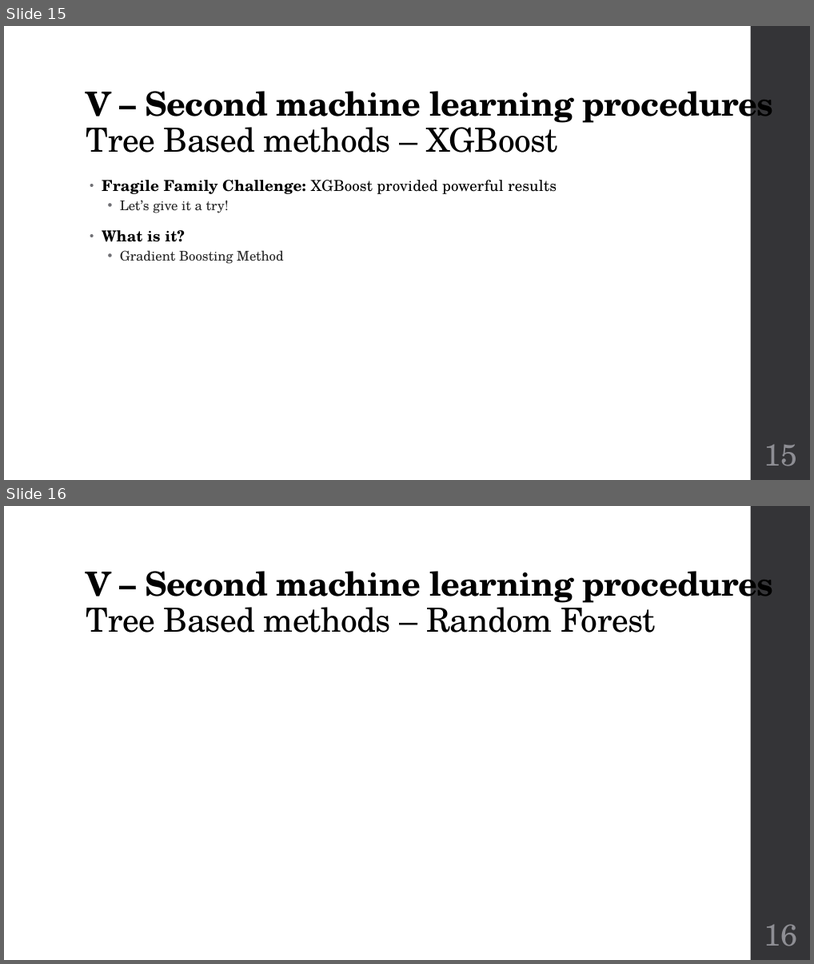
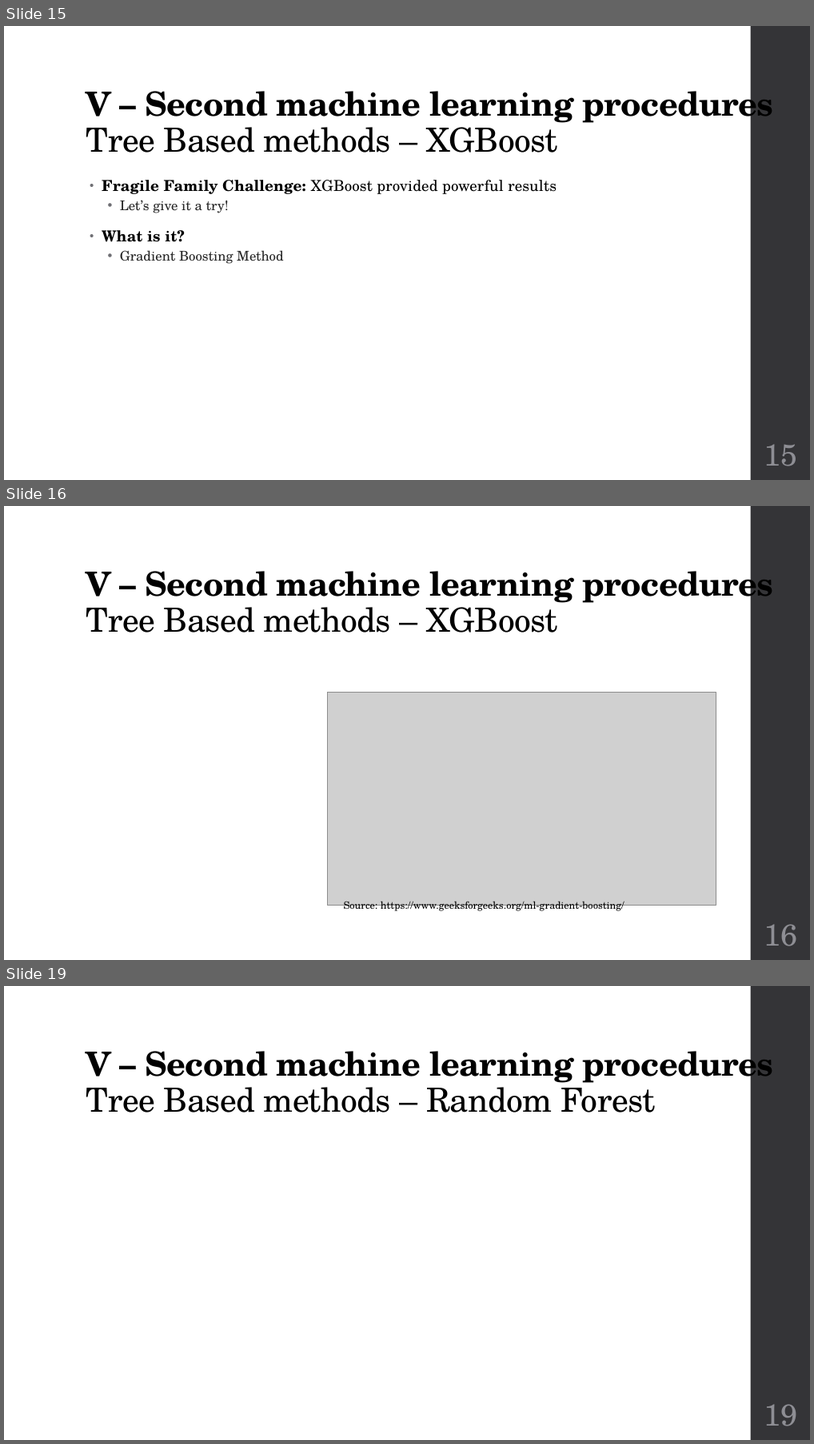
Before and after one commit to jveillon/Projet_Statapp, a slide deck: Soutenance/Soutenance - Présentation.pptx. Shown one above the other, each under a label of ours: slides 15 and 16 before the commit, slides 15, 16 and 19 after it; the slides between them are not shown. The pictures are 814x964 and 814x1444 pixels, drawn with LibreOffice and Linux fonts; fonts in the diff are those of the drawing; grey boxes stand for pictures. Boxes give left, top, right and bottom in pixels: in the first picture for what was removed or moved away, otherwise in the second. Text is boxed around its words. In the diff, an @@ line names an element or a change of style, - is before the commit and + after.

```diff
--- a/Soutenance/Soutenance - Présentation.pptx
+++ b/Soutenance/Soutenance - Présentation.pptx
@@ slide 16 added at [4, 506, 810, 960], background #FFFFFF; not listed: 1 template element that a slide beside it also shows @@
@@ title added at [86, 561, 774, 632], 39.6 pt, text #000000, bold @@
+V – Second machine learning procedures
+Tree Based methods – XGBoost
@@ picture added at [328, 692, 717, 904] @@
@@ text added at [344, 900, 625, 912], 12 pt, text #000000 @@
+Source: https://www.geeksforgeeks.org/ml-gradient-boosting/
@@ page number added at [764, 924, 798, 946], 36 pt, text #8E8E94 @@
+16
@@ what was slide 16 is now slide 19 @@
@@ page number at [764, 1404, 798, 1426]: text changed @@
-16
+19
```
Also in this commit, not shown: 2 other slides added, 1 other file.
